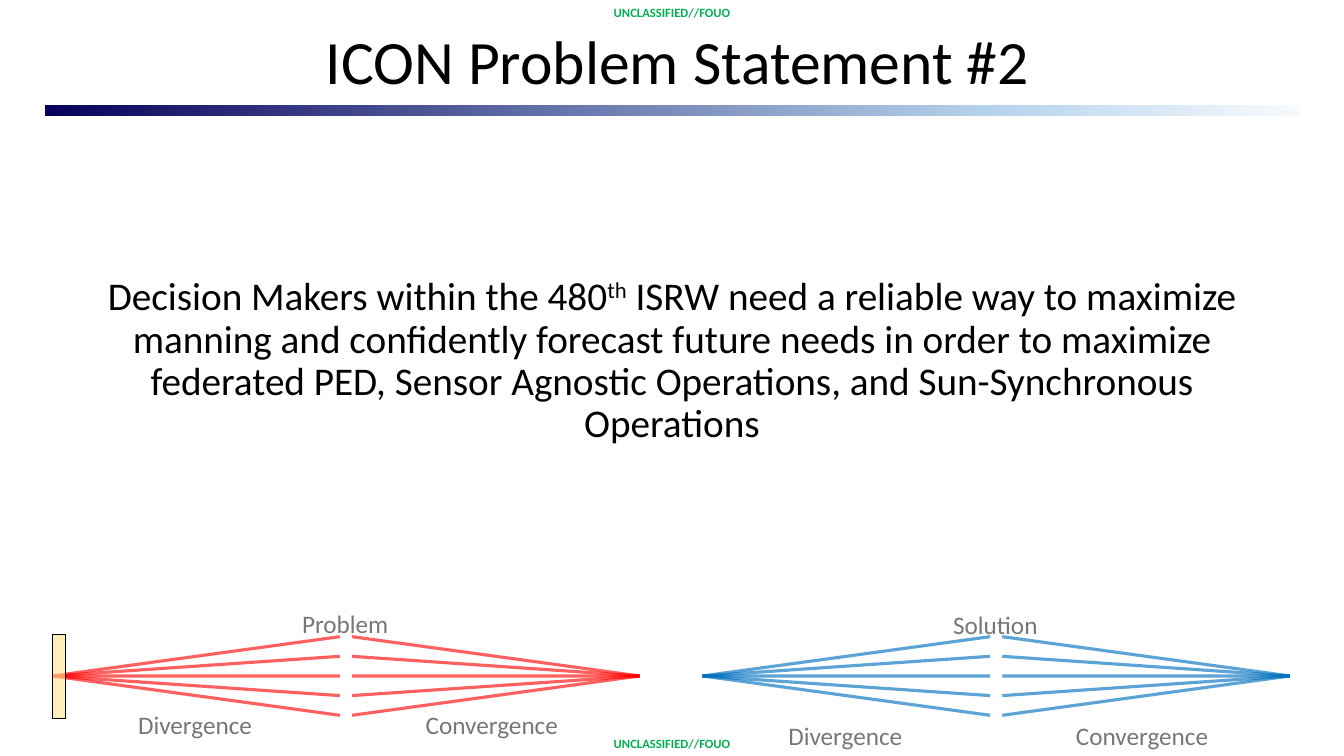
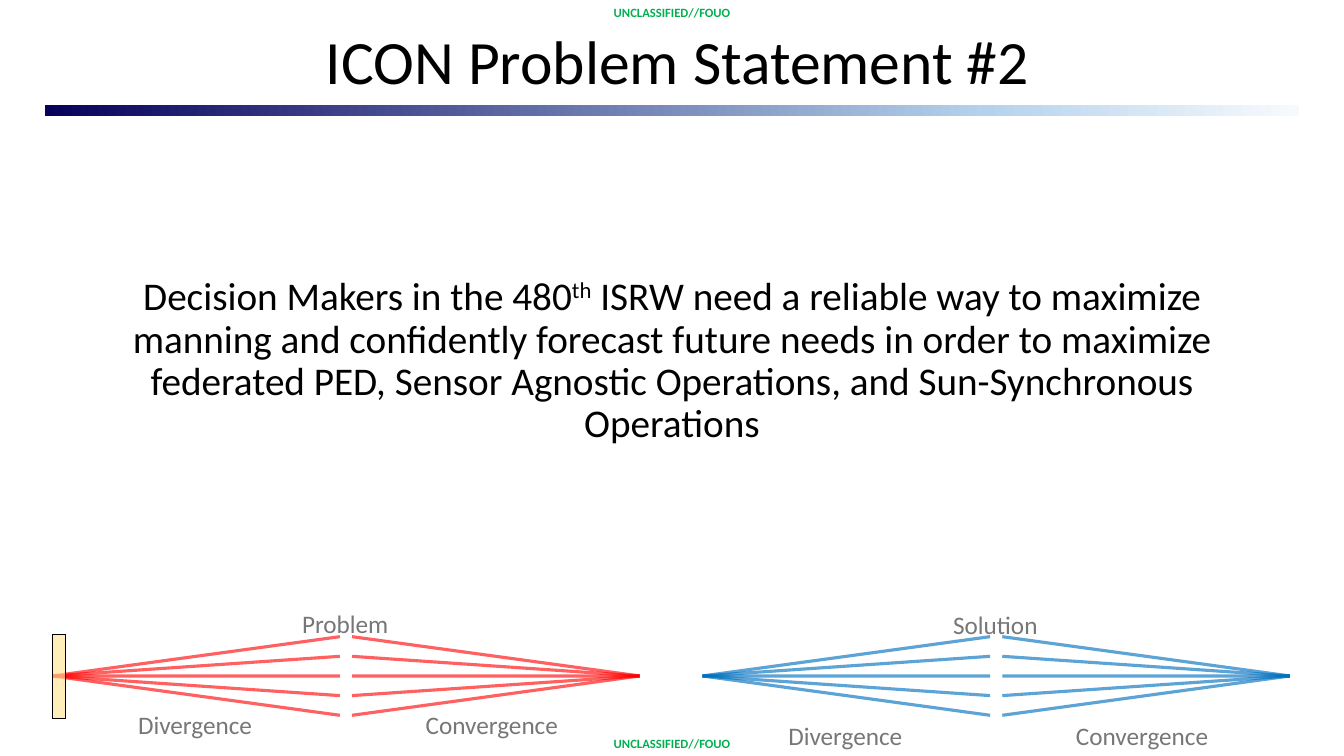
Before and after one commit to BacchusJackson/Testing, a slide deck: slide 2 of Slides for Team 2 ver2.pptx. Drawn at 1344x756 pixels with LibreOffice and Linux fonts; fonts in the diff are those of the drawing; background and template pictures are left out. Boxes give left, top, right and bottom in pixels: in the first picture for what was removed or moved away, otherwise in the second. Text is boxed around its words. In the diff, an @@ line names an element or a change of style, - is before the commit and + after.

Commit message:
Changed title slide
Changed a sentence in the first slide

```diff
--- a/Slides for Team 2 ver2.pptx
+++ b/Slides for Team 2 ver2.pptx
@@ text at [133,282,1211,444]: text changed @@
-Decision Makers within the 480th ISRW need a reliable way to maximize manning and confidently forecast future needs in order to maximize federated PED, Sensor Agnostic Operations, and Sun-Synchronous Operations
+Decision Makers in the 480th ISRW need a reliable way to maximize manning and confidently forecast future needs in order to maximize federated PED, Sensor Agnostic Operations, and Sun-Synchronous Operations
```
